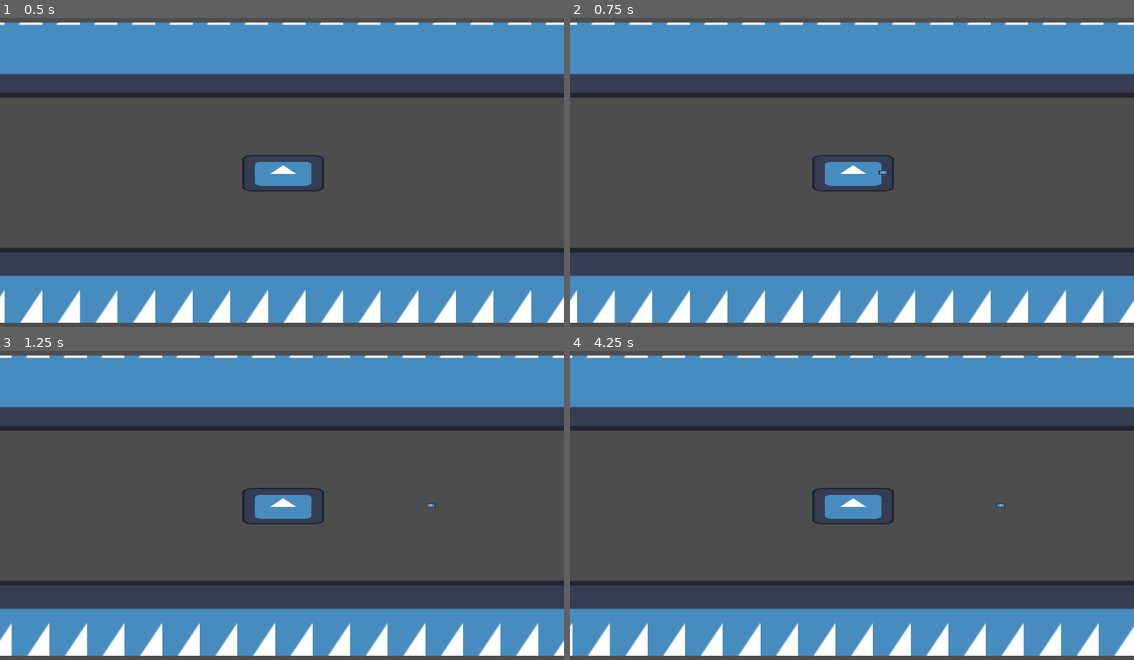
Above: before the commit, frames 1-4 (two rows, left to right).
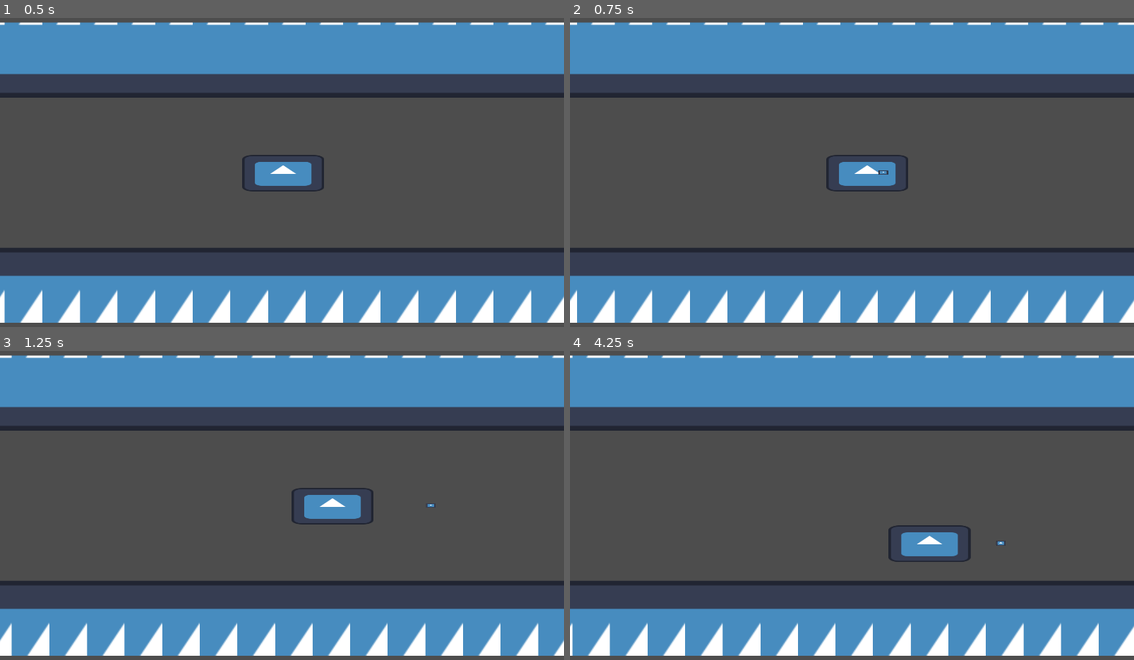
Above: after the commit, the same moments.

Repository: LuisGarrillo/frame-breakers
Game: Godot game, scene res://scenes/level/level.tscn
Same seed, same stepped clock (60 frames per second), same inputs: the game is played once before the commit and once after it. The engine's default icon, where the game draws it, is replaced by a stand-in: a white triangle on a blue panel in a dark square.
Inputs:
- Up to frame 1 (0.5 s): no input
- Up to frame 2 (0.75 s): hold Right (right, bound only after the commit) from 0.53 s (still down); tap Space (Attack) at 0.6 s
- Up to frame 3 (1.25 s): keep holding Right (right, bound only after the commit)
- Up to frame 4 (4.25 s): release Right (right, bound only after the commit) at 1.28 s; hold Down 1.28-2.03 s; tap Up (Move) at 1.35, 2.85 s; hold Right (right, bound only after the commit) 2.03-3.53 s; tap Space (Attack) at 2.1, 3.6 s; hold Left (left, bound only after the commit) from 3.53 s (still down)

Frame 1 is identical in both runs. In frame 2, 0.7% of the frame differs, in the area x 42-60%, y 44-57%; in frame 3, 1.7%; in frame 4, 2.1%, in the area x 42-78%, y 44-69%.

Commit message:
Add horizontal movement

Diff:
--- a/frame-breakers/project.godot
+++ b/frame-breakers/project.godot
@@ -35,11 +35,23 @@
 "deadzone": 0.2,
 "events": [Object(InputEventKey,"resource_local_to_scene":false,"resource_name":"","device":-1,"window_id":0,"alt_press …(195 unchanged characters)…
 , Object(InputEventKey,"resource_local_to_scene":false,"resource_name":"","device":-1,"window_id":0,"alt_pressed":false …(186 unchanged characters)…
+, Object(InputEventKey,"resource_local_to_scene":false,"resource_name":"","device":-1,"window_id":0,"alt_pressed":false,"shift_pressed":false,"ctrl_pressed":false,"meta_pressed":false,"pressed":false,"keycode":0,"physical_keycode":4194319,"key_label":0,"unicode":0,"location":0,"echo":false,"script":null)
+, Object(InputEventKey,"resource_local_to_scene":false,"resource_name":"","device":-1,"window_id":0,"alt_pressed":false,"shift_pressed":false,"ctrl_pressed":false,"meta_pressed":false,"pressed":false,"keycode":0,"physical_keycode":4194321,"key_label":0,"unicode":0,"location":0,"echo":false,"script":null)
 ]
 }
 Attack={
 "deadzone": 0.2,
 "events": [Object(InputEventKey,"resource_local_to_scene":false,"resource_name":"","device":-1,"window_id":0,"alt_press …(191 unchanged characters)…
+]
+}
+left={
+"deadzone": 0.2,
+"events": [Object(InputEventKey,"resource_local_to_scene":false,"resource_name":"","device":-1,"window_id":0,"alt_pressed":false,"shift_pressed":false,"ctrl_pressed":false,"meta_pressed":false,"pressed":false,"keycode":0,"physical_keycode":4194319,"key_label":0,"unicode":0,"location":0,"echo":false,"script":null)
+]
+}
+right={
+"deadzone": 0.2,
+"events": [Object(InputEventKey,"resource_local_to_scene":false,"resource_name":"","device":-1,"window_id":0,"alt_pressed":false,"shift_pressed":false,"ctrl_pressed":false,"meta_pressed":false,"pressed":false,"keycode":0,"physical_keycode":4194321,"key_label":0,"unicode":0,"location":0,"echo":false,"script":null)
 ]
 }
 
--- a/frame-breakers/scripts/level/player.gd
+++ b/frame-breakers/scripts/level/player.gd
@@ -9,11 +9,23 @@
 var direction_map : Dictionary[int, int] = {
 	KEY_DOWN : 1,
 	KEY_UP: -1,
+	KEY_RIGHT: 1,
+	KEY_LEFT: -1
 }
 
 var lower_range = Global.carril_size * -1
 var upper_range = Global.carril_size
+
+var right_range = (Global.screen_width / 2) - 32
+var left_range = ((Global.screen_width / 2) - 32) * -1
+
 var is_locked := false
+
+var initial_speed = Global.speed
+
+func _physics_process(delta: float) -> void:
+	move_horizontal(Input.get_axis("left", "right"), delta)
+	move_and_slide()
 
 func _input(event: InputEvent) -> void:
 	if is_locked:
@@ -33,6 +45,21 @@
 
 	position.y += change_value
 
+func move_horizontal(direction, delta) -> void:
+	if not direction:
+		return
+
+	var change_value
+	if direction > 0:
+		change_value = max(initial_speed * delta - ((Global.speed * delta) / 2), 1)
+	else:
+		change_value = Global.speed * delta * -1
+
+	if position.x + change_value < left_range or position.y + change_value > right_range:
+		return
+
+	position.x += change_value
+
 func attack() -> void:
 	add_projectile.emit()
 	is_locked = true
Not shown: 1 places in frame-breakers/scenes/level/level.tscn that only renumber resources
Not shown: 1 places in frame-breakers/scenes/level/projectile.tscn that only renumber resources
Not shown: 1 places in frame-breakers/scenes/level/upper_walls.tscn that only renumber resources
Not shown: 1 places in frame-breakers/scenes/level/walls.tscn that only renumber resources
